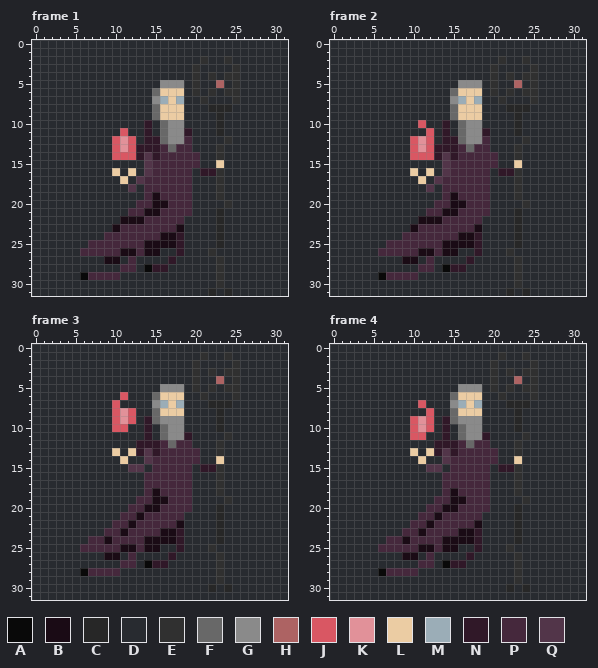
Pixel-art file, stored at SkeletonSlayerUnity/Assets/ASSETS_ROOT/animations/mainchar_new/mainchar.aseprite. This is how it looked before the edit.
32x32 pixels, 8 frames. Shown: frame 1, frame 2, frame 3, frame 4. The commit also changed other frames, which this record leaves out.
Palette (. is transparent): A #090909  B #1a0b15  C #272727  D #282b30  E #303030  F #686868  G #8a8a8a  H #ad6363  J #d95763  K #e19199  L #ebcca3  M #9badb7  N #301828  P #45283c  Q #523549
The result:
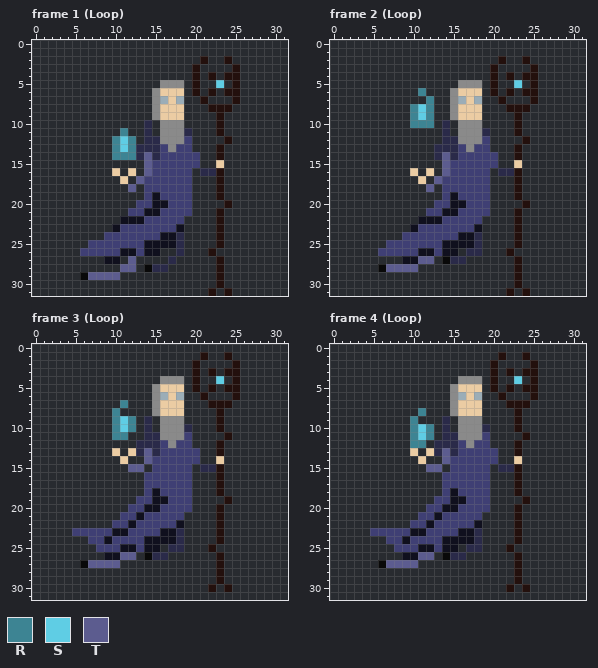
Colours new in this view: R #3d8493  S #5fcde4  T #5c5c8f
Changes in this commit:
colour B: #1a0b15 -> #10101e
colour E: #303030 -> #23100d
colour N: #301828 -> #2a2a49
colour P: #45283c -> #3f3f74
Changed rows in their new state; - is a pixel that keeps its letter.
Frame 1 (Loop), layer "Mage":
first column x 7:
 5 ----------------S-
 6 --------G---------
 8 --------G------EEE
 9 --------G-------E-
10 ---------G------E-
11 ----R----G------E-
12 ---RSR---G--------
13 ---RSR----G-------
14 ---RRR-T----------
15 -------T----------
16 -------T----------
17 ------T-----------
18 -----T------------
21 ----------------E-
22 ----------------E-
23 ----------------E-
24 ----------------E-
25 ----------------E-
27 -----T------------
28 ----TT------------
29 TTTT--------------
31 ---------------E-E
Frame 2 (Loop), layer "Mage":
first column x 6:
 5 -----------------S-
 6 -----R---G---------
 7 ------R------------
 8 ----RSR--G------EEE
 9 ----RSR--G-------E-
10 ----RRR---G------E-
11 ------D---G------E-
12 ----DDD---G--------
13 ----DDD----G-------
14 ----DDD-T----------
15 --------T----------
16 --------T----------
17 -------T-----------
18 ------T------------
21 -----------------E-
22 -----------------E-
23 -----------------E-
24 -----------------E-
25 -----------------E-
26 -----------N-------
27 -----TT-ANND-------
28 ATTTTDD-DDD--------
29 DDDDD--------------
31 ----------------E-E
Frame 3 (Loop), layer "Mage":
first column x 10:
 4 ------GGG----S-
 5 -----GLLL------
 6 -D---GM-M------
 7 DR----L-L---EEE
 8 RDD--G-------E-
 9 RSR--D-------E-
10 RSR---G--N---E-
11 RR---NG--P-----
12 -------G-------
13 ----T----------
14 ----T----------
15 --TT-----------
first column x 5:
20 ------------------E-
21 ------------------E-
22 ------------------E-
23 PPPP-B------------E-
24 ------------------E-
25 -DD---------N-------
26 ------TT-ANND-------
27 -ATTTTDD-DDD--------
28 -DDDDD--------------
30 -----------------E-E
Frame 4 (Loop), layer "Mage":
first column x 10:
 4 ------GGG----S-
 5 -----GLLL------
 6 -----GM-M------
 7 -D----L-L---EEE
 8 -RD--G-------E-
 9 RDD--D-------E-
10 RSR---G--N---E-
11 RSR--NG--P-----
12 RR-----G-------
13 ----T----------
14 ----T----------
15 --TT-----------
first column x 5:
20 ------------------E-
21 ------------------E-
22 ------------------E-
23 PPPP-B------------E-
24 ------------------E-
25 -DD---------N-------
26 ------TT-ANND-------
27 -ATTTTDD-DDD--------
28 -DDDDD--------------
30 -----------------E-E
Boxes around the changes in both pictures, in picture pixels (x1, y1, x2, y2):
changed: (80, 56, 240, 296)
changed: (378, 56, 538, 296)
changed: (72, 352, 240, 592)
changed: (370, 352, 538, 592)
